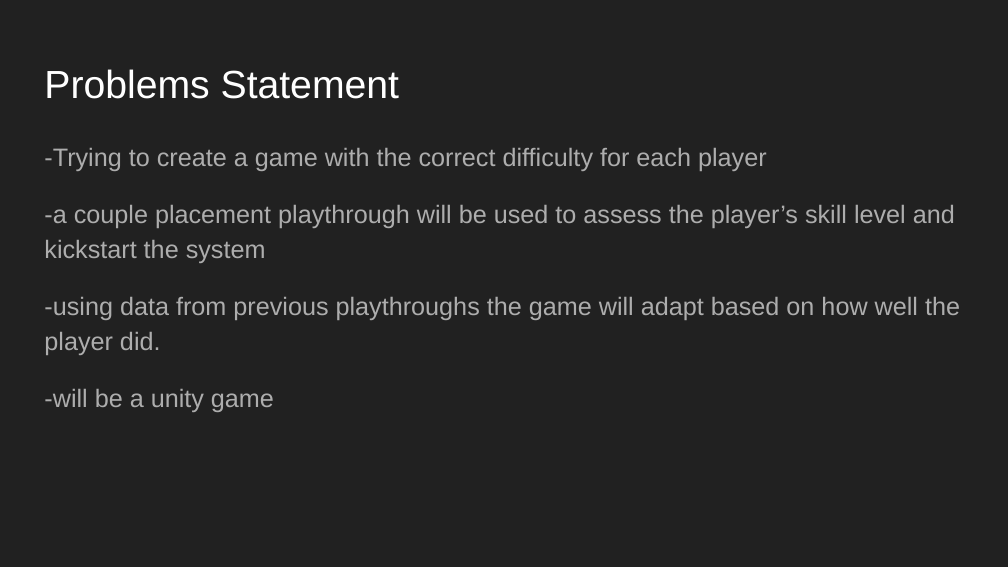
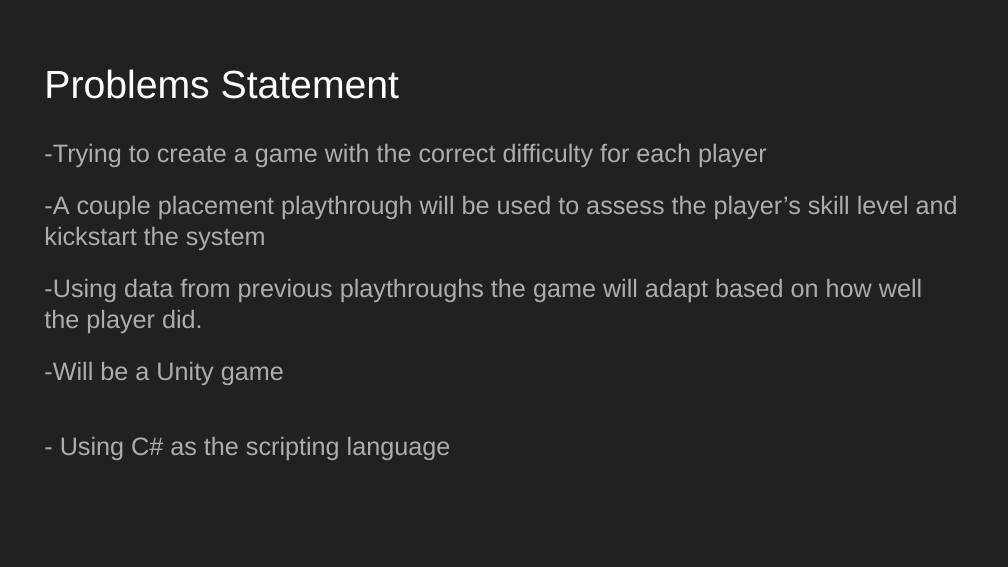
Before and after one commit to kko3/AdaptiveDifficulty, a slide deck: slide 2 of Ai Final persentation.pptx. Drawn at 1008x567 pixels with LibreOffice and Linux fonts; fonts in the diff are those of the drawing. Boxes give left, top, right and bottom in pixels: in the first picture for what was removed or moved away, otherwise in the second. Text is boxed around its words. In the diff, an @@ line names an element or a change of style, - is before the commit and + after.

Commit message:
typo
was fixed

```diff
--- a/Ai Final persentation.pptx
+++ b/Ai Final persentation.pptx
@@ text at [44,144,767,167]: line spacing 1.15 to 1 @@
@@ text at [44,196,958,460]: text changed @@
--a couple placement playthrough will be used to assess the player’s skill level and kickstart the system
--using data from previous playthroughs the game will adapt based on how well the player did.
--will be a unity game
+-A couple placement playthrough will be used to assess the player’s skill level and kickstart the system
+-Using data from previous playthroughs the game will adapt based on how well the player did.
+-Will be a Unity game
+- Using C# as the scripting language
```
